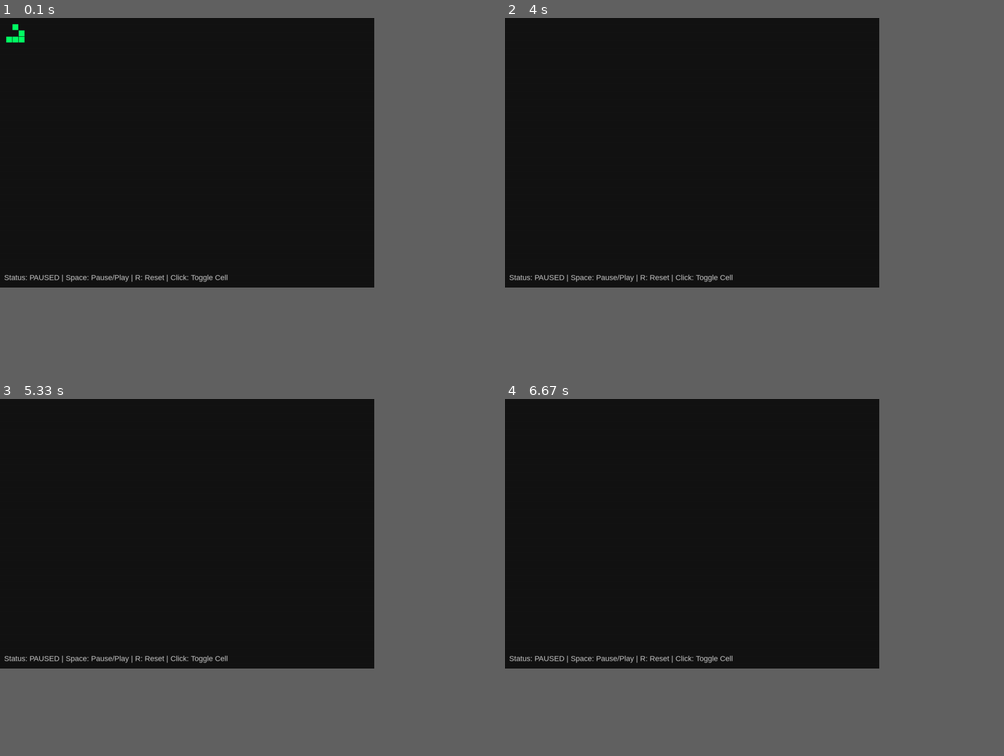
Above: before the commit, frames 1-4 (two rows, left to right).
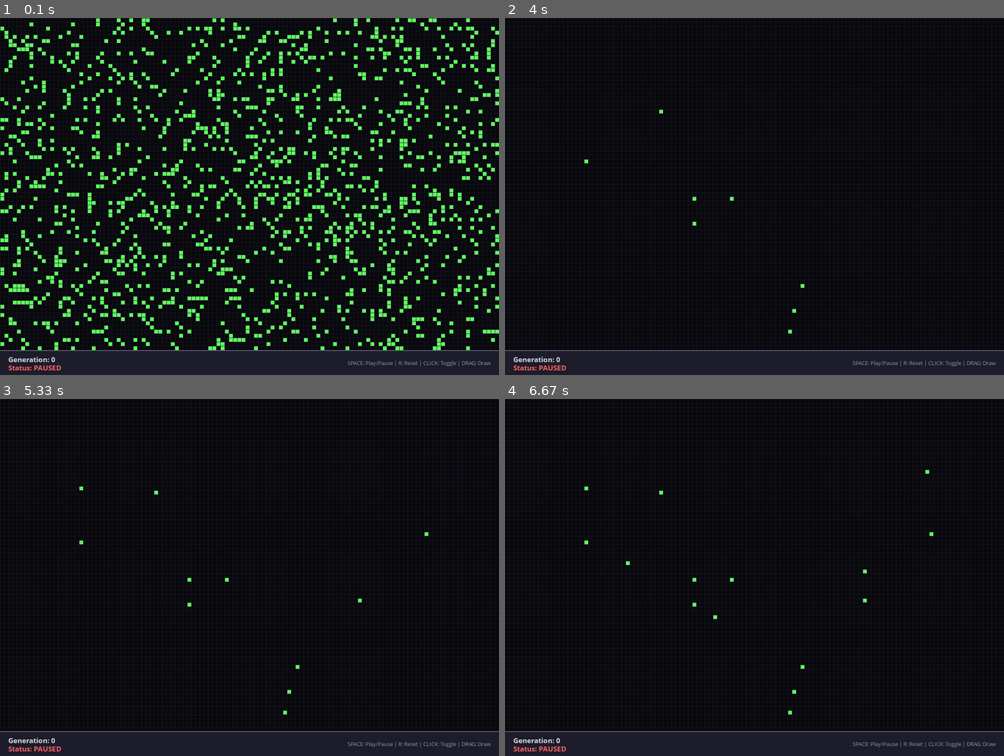
Above: after the commit, the same moments.

Repository: rhiguera/game-of-life
Game: pygame game, started from main.py
Two runs of this game, one before a commit and one after it. Both use one fixed random seed, a clock stepped at 60 frames per second and the inputs below.
Inputs (mouse positions are in pixels of both pictures, inside the frame that each line leads up to):
- Up to frame 1 (0.1 s): no input
- Up to frame 2 (4 s): tap Space at 0.33 s; press the mouse at (799, 285) at 0.7 s; move the mouse to (694, 178) at 0.8 s; release the mouse at (589, 71) at 0.93 s; hold R 1-1.47 s; move the mouse to (654, 139) at 1.03 s; press the mouse at (799, 285) at 1.53 s; move the mouse to (694, 225) at 1.63 s; release the mouse at (584, 160) at 1.77 s; press the mouse at (799, 285) at 2.37 s; move the mouse to (794, 307) at 2.47 s; release the mouse at (789, 332) at 2.6 s; press the mouse at (799, 285) at 3.03 s; move the mouse to (729, 200) at 3.13 s; release the mouse at (659, 110) at 3.27 s; press the mouse at (799, 285) at 3.87 s; move the mouse to (694, 196) at 3.97 s
- Up to frame 3 (5.33 s): release the mouse at (84, 488) at 4.1 s; press the mouse at (294, 666) at 4.77 s; move the mouse to (359, 598) at 4.87 s; move the mouse to (424, 534) at 4.97 s; release the mouse at (424, 534) at 5 s
- Up to frame 4 (6.67 s): press the mouse at (799, 666) at 5.43 s; move the mouse to (864, 570) at 5.53 s; move the mouse to (929, 470) at 5.63 s; release the mouse at (929, 470) at 5.67 s; press the mouse at (799, 666) at 6.2 s; move the mouse to (714, 613) at 6.3 s; release the mouse at (629, 563) at 6.43 s
The window is 675x487 before the commit and 900x645 after it. Grey fills any space a smaller window leaves; there, only what the larger window draws over its background counts as a difference.

The runs differ from the first frame. In frame 1, 22% of the frame differs, in the area x 0-100%, y 0-100%; in frame 2, 7.4%; in frame 3, 7.5%; in frame 4, 7.5%.

Commit message:
feat: mejora visual de la GUI, mayor población y dibujo continuo

Diff:
--- a/core/grid.py
+++ b/core/grid.py
@@ -4,6 +4,7 @@
     def __init__(self, rows, cols):
         self.rows = rows
         self.cols = cols
+        self.generation = 0
         # Grid stores age: 0 if dead, >0 if alive (represents consecutive generations)
         self.cells = [[0 for _ in range(cols)] for _ in range(rows)]
 
@@ -52,3 +53,4 @@
                         new_cells[r][c] = 1
 
         self.cells = new_cells
+        self.generation += 1
--- a/main.py
+++ b/main.py
@@ -1,4 +1,5 @@
 import argparse
+import random
 from core.grid import Grid
 from ui.console_view import ConsoleUI
 from ui.pygame_view import PygameUI
@@ -11,21 +12,27 @@
         default="gui",
         help="Display mode: gui (default) or console"
     )
-    parser.add_argument("--rows", type=int, default=40, help="Number of rows")
-    parser.add_argument("--cols", type=int, default=60, help="Number of columns")
-    parser.add_argument("--cell-size", type=int, default=15, help="Cell size in pixels (for GUI)")
+    parser.add_argument("--rows", type=int, default=80, help="Number of rows")
+    parser.add_argument("--cols", type=int, default=120, help="Number of columns")
+    parser.add_argument("--cell-size", type=int, default=10, help="Cell size in pixels (for GUI)")
 
     args = parser.parse_args()
 
     grid = Grid(args.rows, args.cols)
 
-    # Initialize with a basic glider pattern
-    if args.rows > 5 and args.cols > 5:
-        grid.set_cell(1, 2)
-        grid.set_cell(2, 3)
-        grid.set_cell(3, 1)
-        grid.set_cell(3, 2)
-        grid.set_cell(3, 3)
+    # Random initial population for a more "vibrant" start
+    for r in range(args.rows):
+        for c in range(args.cols):
+            if random.random() < 0.15: # 15% chance of being alive
+                grid.set_cell(r, c, True)
+
+    # Also include the glider
+    if args.rows > 10 and args.cols > 10:
+        grid.set_cell(5, 5)
+        grid.set_cell(6, 6)
+        grid.set_cell(7, 4)
+        grid.set_cell(7, 5)
+        grid.set_cell(7, 6)
 
     if args.mode == "gui":
         ui = PygameUI(grid, cell_size=args.cell_size)
--- a/ui/pygame_view.py
+++ b/ui/pygame_view.py
@@ -3,61 +3,90 @@
 from ui.interface import BaseUI
 
 class PygameUI(BaseUI):
-    def __init__(self, grid, cell_size=15):
+    def __init__(self, grid, cell_size=10):
         pygame.init()
         self.grid = grid
         self.cell_size = cell_size
         self.width = grid.cols * cell_size
         self.height = grid.rows * cell_size
-        self.screen = pygame.display.set_mode((self.width, self.height + 50)) # Extra space for UI info
+        # Darker theme colors
+        self.COLOR_BG = (10, 10, 15)
+        self.COLOR_GRID = (25, 25, 35)
+        self.COLOR_UI_BG = (30, 30, 45)
+        self.COLOR_TEXT = (220, 220, 230)
+
+        self.screen = pygame.display.set_mode((self.width, self.height + 60))
         pygame.display.set_caption("Conway's Game of Life - Aging Cells")
 
         self.clock = pygame.time.Clock()
         self.running = True
         self.paused = True
-        self.font = pygame.font.SysFont("Arial", 18)
+        self.font = pygame.font.SysFont("Segoe UI", 18, bold=True)
+        self.small_font = pygame.font.SysFont("Segoe UI", 14)
 
     def get_color_by_age(self, age):
-        # Color gradient: Bright Green (1) -> Deep Blue (10+)
-        # New: (0, 255, 100)
-        # Old: (0, 50, 200)
+        # Improved gradient: Bright Neon Green -> Cyan -> Deep Electric Blue
         if age == 1:
-            return (0, 255, 100)
+            return (100, 255, 100) # Newborn: Bright Neon Green
 
-        # Max age for color transition
-        max_color_age = 10
+        max_color_age = 20 # Slower transition
         ratio = min((age - 1) / (max_color_age - 1), 1.0)
 
-        # Linear interpolation
-        r = 0
-        g = int(255 * (1 - ratio) + 50 * ratio)
-        b = int(100 * (1 - ratio) + 200 * ratio)
+        if ratio < 0.5:
+            # Green to Cyan
+            r = 0
+            g = int(255 * (1 - ratio*2) + 100 * (ratio*2))
+            b = int(100 * (1 - ratio*2) + 255 * (ratio*2))
+        else:
+            # Cyan to Deep Blue
+            r = 0
+            g = int(100 * (1 - (ratio-0.5)*2) + 20 * ((ratio-0.5)*2))
+            b = int(255 * (1 - (ratio-0.5)*2) + 180 * ((ratio-0.5)*2))
 
         return (r, g, b)
 
+    def draw_grid_lines(self):
+        if self.cell_size < 5: return # Don't draw lines if cells are too small
+        for x in range(0, self.width, self.cell_size):
+            pygame.draw.line(self.screen, self.COLOR_GRID, (x, 0), (x, self.height))
+        for y in range(0, self.height, self.cell_size):
+            pygame.draw.line(self.screen, self.COLOR_GRID, (0, y), (self.width, y))
+
     def update(self):
-        self.screen.fill((20, 20, 20)) # Dark background
+        self.screen.fill(self.COLOR_BG)
+
+        self.draw_grid_lines()
 
         # Draw cells
         for r in range(self.grid.rows):
             for c in range(self.grid.cols):
-                if self.grid.is_alive(r, c):
-                    age = self.grid.get_age(r, c)
+                age = self.grid.get_age(r, c)
+                if age > 0:
                     color = self.get_color_by_age(age)
                     pygame.draw.rect(
                         self.screen,
                         color,
-                        (c * self.cell_size, r * self.cell_size, self.cell_size - 1, self.cell_size - 1)
+                        (c * self.cell_size + 1, r * self.cell_size + 1, self.cell_size - 1, self.cell_size - 1)
                     )
 
-        # Draw UI Info
-        status = "PAUSED" if self.paused else "RUNNING"
-        info_text = self.font.render(
-            f"Status: {status} | Space: Pause/Play | R: Reset | Click: Toggle Cell",
-            True,
-            (200, 200, 200)
-        )
-        self.screen.blit(info_text, (10, self.height + 15))
+        # Draw UI Panel
+        pygame.draw.rect(self.screen, self.COLOR_UI_BG, (0, self.height, self.width, 60))
+        pygame.draw.line(self.screen, (100, 100, 120), (0, self.height), (self.width, self.height), 2)
+
+        # Status and Generation
+        status_text = "PAUSED" if self.paused else "RUNNING"
+        status_color = (255, 100, 100) if self.paused else (100, 255, 100)
+
+        gen_surface = self.font.render(f"Generation: {self.grid.generation}", True, self.COLOR_TEXT)
+        status_surface = self.font.render(f"Status: {status_text}", True, status_color)
+
+        self.screen.blit(gen_surface, (20, self.height + 10))
+        self.screen.blit(status_surface, (20, self.height + 30))
+
+        # Controls Hint
+        controls_text = "SPACE: Play/Pause | R: Reset | CLICK: Toggle | DRAG: Draw"
+        controls_surface = self.small_font.render(controls_text, True, (150, 150, 170))
+        self.screen.blit(controls_surface, (self.width - controls_surface.get_width() - 20, self.height + 22))
 
         pygame.display.flip()
 
@@ -72,17 +101,26 @@
                 if event.key == pygame.K_SPACE:
                     self.paused = not self.paused
                 if event.key == pygame.K_r:
-                    # Reset grid
                     self.grid.cells = [[0 for _ in range(self.grid.cols)] for _ in range(self.grid.rows)]
+                    self.grid.generation = 0
                     self.paused = True
 
-            if event.type == pygame.MOUSEBUTTONDOWN:
-                x, y = pygame.mouse.get_pos()
-                if y < self.height:
-                    col = x // self.cell_size
-                    row = y // self.cell_size
-                    currently_alive = self.grid.is_alive(row, col)
-                    self.grid.set_cell(row, col, not currently_alive)
+        # Handle mouse drawing (Continuous)
+        mouse_pressed = pygame.mouse.get_pressed()
+        if mouse_pressed[0]: # Left click
+            x, y = pygame.mouse.get_pos()
+            if y < self.height:
+                col = x // self.cell_size
+                row = y // self.cell_size
+                if 0 <= row < self.grid.rows and 0 <= col < self.grid.cols:
+                    self.grid.set_cell(row, col, True)
+        elif mouse_pressed[2]: # Right click to erase
+            x, y = pygame.mouse.get_pos()
+            if y < self.height:
+                col = x // self.cell_size
+                row = y // self.cell_size
+                if 0 <= row < self.grid.rows and 0 <= col < self.grid.cols:
+                    self.grid.set_cell(row, col, False)
 
     def run(self):
         while self.running:
@@ -92,4 +130,4 @@
                 self.grid.evolve()
 
             self.update()
-            self.clock.tick(10) # 10 FPS
+            self.clock.tick(30) # Increased speed for larger population
Not shown, added: README.md
